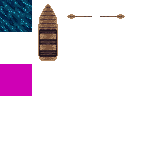
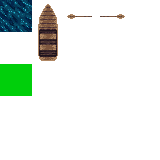
Comparing the layer stacks of the two w=160, h=160 images. Changes:
removed layer "Pasted Layer" over (0, 64, 32, 96)
painted on "SpriteSheet.png" over (0, 64, 32, 96)
